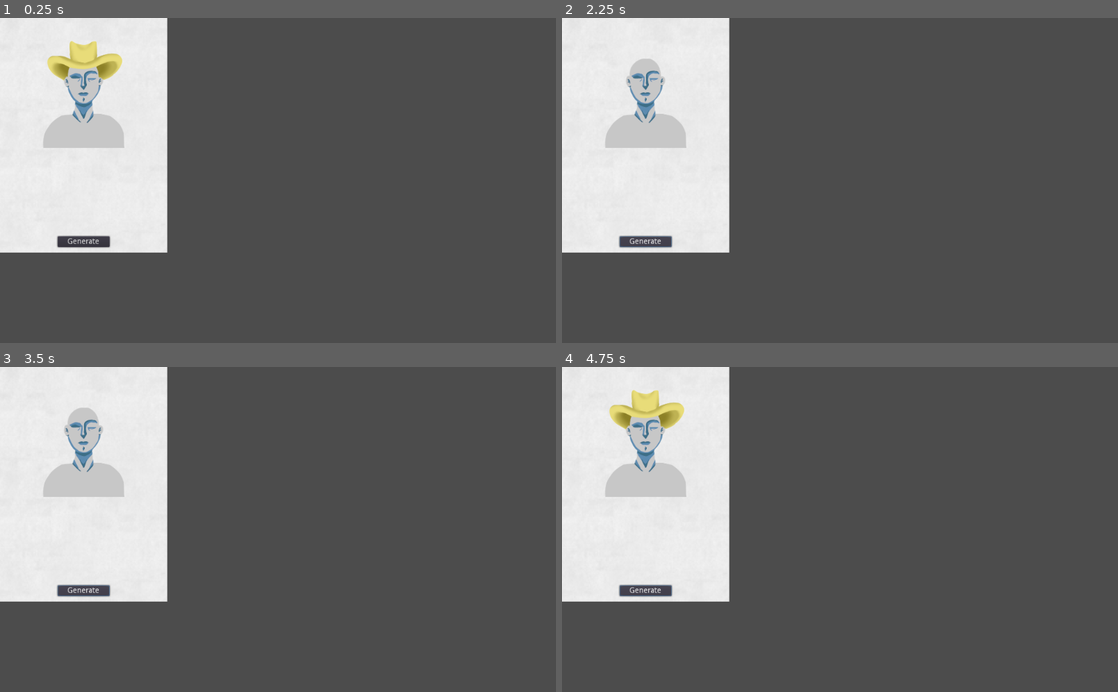
Above: before the commit, frames 1-4 (two rows, left to right).
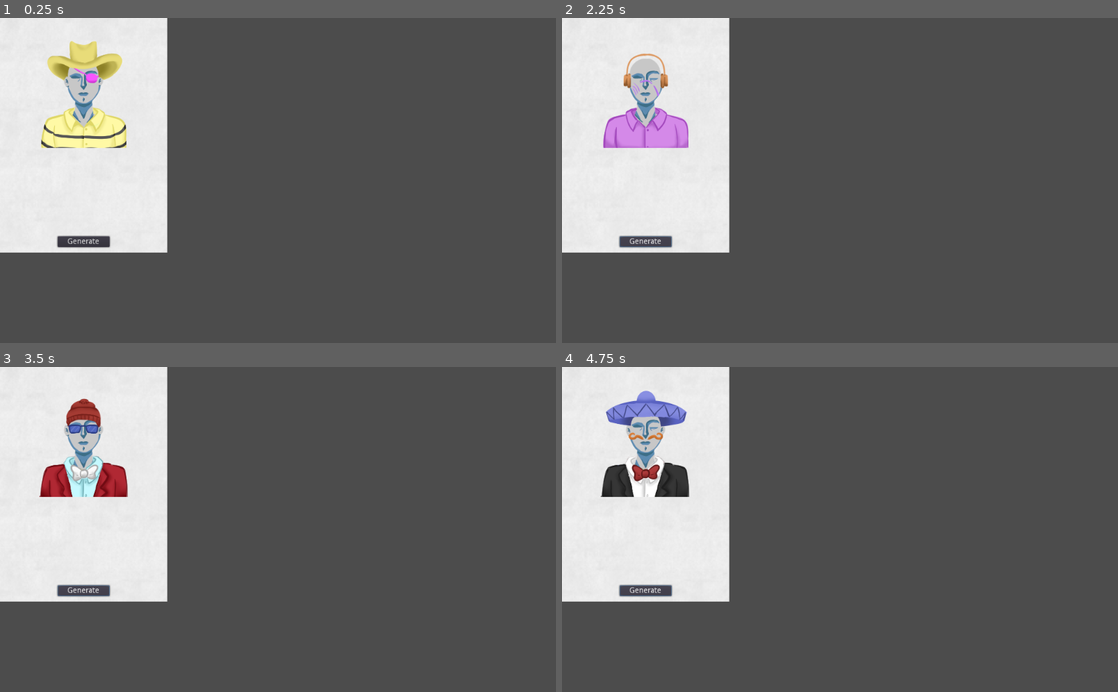
Above: after the commit, the same moments.

Repository: MichaelRRyan/GGJ2021-Rumours
Game: Godot game, scene res://Scenes/Card.tscn
Same seed, same stepped clock (60 frames per second), same inputs: the game is played once before the commit and once after it.
Inputs:
- Up to frame 1 (0.25 s): no input
- Up to frame 2 (2.25 s): click "Generate" at 0.5 s; click "Generate" at 1.25 s; click "Generate" at 2 s
- Up to frame 3 (3.5 s): tap Enter at 2.75 s
- Up to frame 4 (4.75 s): tap Space at 3.5 s; tap Enter at 4.25 s

The runs differ from the first frame. In frame 1, 1.6% of the frame differs, in the area x 7-23%, y 15-40%; in frame 2, 1.7%; in frame 3, 2.0%; in frame 4, 2.5%, in the area x 6-23%, y 7-41%.

Commit message:
Finished Character Generation

Diff:
--- a/Scenes/Card.tscn
+++ b/Scenes/Card.tscn
@@ -51,12 +51,21 @@
 "_edit_use_anchors_": false
 }
 
+[node name="feature2" type="TextureRect" parent="TextureRect"]
+anchor_right = 1.0
+anchor_bottom = 1.0
+__meta__ = {
+"_edit_use_anchors_": false
+}
+
 [node name="feature1" type="TextureRect" parent="TextureRect"]
 anchor_right = 1.0
 anchor_bottom = 1.0
-margin_bottom = -1.52588e-05
+__meta__ = {
+"_edit_use_anchors_": false
+}
 
-[node name="feature2" type="TextureRect" parent="TextureRect"]
+[node name="feature3" type="TextureRect" parent="TextureRect"]
 anchor_right = 1.0
 anchor_bottom = 1.0
 __meta__ = {
--- /dev/null
+++ b/Scenes/Info.tscn
@@ -0,0 +1,154 @@
+[gd_scene load_steps=5 format=2]
+
+[ext_resource path="res://assets/fonts/Valera.ttf" type="DynamicFontData" id=1]
+[ext_resource path="res://assets/images/paper.png" type="Texture" id=2]
+[ext_resource path="res://scripts/GenerateInfo.gd" type="Script" id=3]
+
+[sub_resource type="DynamicFont" id=1]
+font_data = ExtResource( 1 )
+
+[node name="InfoCard" type="TextureRect"]
+margin_right = 308.0
+margin_bottom = 433.0
+texture = ExtResource( 2 )
+stretch_mode = 1
+script = ExtResource( 3 )
+__meta__ = {
+"_edit_use_anchors_": false
+}
+
+[node name="Information" type="VBoxContainer" parent="."]
+anchor_left = 0.5
+anchor_top = 1.0
+anchor_right = 0.5
+anchor_bottom = 1.0
+margin_left = -130.0
+margin_top = -412.0
+margin_right = 130.0
+margin_bottom = -228.0
+rect_pivot_offset = Vector2( 146.404, 0 )
+__meta__ = {
+"_edit_use_anchors_": false
+}
+
+[node name="Title" type="Label" parent="Information"]
+margin_right = 260.0
+margin_bottom = 16.0
+custom_fonts/font = SubResource( 1 )
+custom_colors/font_color = Color( 0, 0, 0, 1 )
+text = "Information:"
+autowrap = true
+__meta__ = {
+"_edit_use_anchors_": false
+}
+
+[node name="Info1" type="Label" parent="Information"]
+margin_top = 20.0
+margin_right = 260.0
+margin_bottom = 36.0
+custom_fonts/font = SubResource( 1 )
+custom_colors/font_color = Color( 0, 0, 0, 1 )
+text = "info here . . ."
+autowrap = true
+__meta__ = {
+"_edit_use_anchors_": false
+}
+
+[node name="Info2" type="Label" parent="Information"]
+margin_top = 40.0
+margin_right = 260.0
+margin_bottom = 56.0
+custom_fonts/font = SubResource( 1 )
+custom_colors/font_color = Color( 0, 0, 0, 1 )
+text = "info here . . ."
+autowrap = true
+__meta__ = {
+"_edit_use_anchors_": false
+}
+
+[node name="Info3" type="Label" parent="Information"]
+margin_top = 60.0
+margin_right = 260.0
+margin_bottom = 95.0
+custom_fonts/font = SubResource( 1 )
+custom_colors/font_color = Color( 0, 0, 0, 1 )
+text = "info here . . .
+"
+autowrap = true
+__meta__ = {
+"_edit_use_anchors_": false
+}
+
+[node name="Evidence" type="VBoxContainer" parent="."]
+anchor_left = 0.5
+anchor_top = 1.0
+anchor_right = 0.5
+anchor_bottom = 1.0
+margin_left = -130.0
+margin_top = -221.0
+margin_right = 130.0
+margin_bottom = -9.0
+rect_pivot_offset = Vector2( 146.404, 0 )
+__meta__ = {
+"_edit_use_anchors_": false
+}
+
+[node name="Title" type="Label" parent="Evidence"]
+margin_right = 260.0
+margin_bottom = 16.0
+custom_fonts/font = SubResource( 1 )
+custom_colors/font_color = Color( 0, 0, 0, 1 )
+text = "Evidence:"
+autowrap = true
+__meta__ = {
+"_edit_use_anchors_": false
+}
+
+[node name="Evidence1" type="Label" parent="Evidence"]
+margin_top = 20.0
+margin_right = 260.0
+margin_bottom = 36.0
+custom_fonts/font = SubResource( 1 )
+custom_colors/font_color = Color( 0, 0, 0, 1 )
+text = "info here . . ."
+autowrap = true
+__meta__ = {
+"_edit_use_anchors_": false
+}
+
+[node name="Evidence2" type="Label" parent="Evidence"]
+margin_top = 40.0
+margin_right = 260.0
+margin_bottom = 56.0
+custom_fonts/font = SubResource( 1 )
+custom_colors/font_color = Color( 0, 0, 0, 1 )
+text = "info here . . ."
+autowrap = true
+__meta__ = {
+"_edit_use_anchors_": false
+}
+
+[node name="Evidence3" type="Label" parent="Evidence"]
+margin_top = 60.0
+margin_right = 260.0
+margin_bottom = 95.0
+custom_fonts/font = SubResource( 1 )
+custom_colors/font_color = Color( 0, 0, 0, 1 )
+text = "info here . . .
+"
+autowrap = true
+__meta__ = {
+"_edit_use_anchors_": false
+}
+
+[node name="Button" type="Button" parent="."]
+anchor_left = 0.5
+anchor_top = 1.0
+anchor_right = 0.5
+anchor_bottom = 1.0
+margin_left = -52.0
+margin_top = -32.0
+margin_right = 52.0
+margin_bottom = -8.0
+text = "Generate"
+[connection signal="pressed" from="Button" to="." method="_on_Button_pressed"]
--- a/project.godot
+++ b/project.godot
@@ -21,6 +21,7 @@
 [autoload]
 
 CharacterData="*res://scripts/CharacterData.gd"
+InfoData="*res://scripts/InfoData.gd"
 
 [display]
 
--- a/scripts/CharacterData.gd
+++ b/scripts/CharacterData.gd
@@ -123,3 +123,6 @@
 	"Power",
 	"Lowwe"
 ]
+
+var playerName = ""
+var playerAlignment
--- a/scripts/GenerateCharacter.gd
+++ b/scripts/GenerateCharacter.gd
@@ -1,7 +1,7 @@
 #author: Conor McDonagh Rollo
 #date: 30/01/21
 #description: Generates a random character for the player
-#bugs: features still overlap
+#bugs: none
 
 extends TextureRect
 
@@ -18,12 +18,11 @@
 	#fully generates a character for said player
 func generateCharacter():
 	var feat1 = rng.randi_range(0, 6) #features hat
-	var feat2 = rng.randi_range(0, 5) #features face
+	var feat2 = rng.randi_range(0, 6) #features face
+	var feat3 = rng.randi_range(0, 10) #features body
 	var alignment = rng.randi_range(1, 2) #1 is innocent and 2 is criminal, this should be divided by playercount
 	var roleTrait #trait determined whether a player is innocent or not
 	var roleTraitDesc #description for above role
-
-	#make sure features dont overlap (currently broken)
 
 	var firstName = CharacterData.first_names[rng.randi_range(0, CharacterData.first_names.size() - 1)]
 	var lastName = CharacterData.last_names[rng.randi_range(0, CharacterData.last_names.size() - 1)]
@@ -46,20 +45,48 @@
 	else:
 		feat1 = null
 		#decide feature 2
-	#if feat2 == 1:
-	#	feat2 = load("res://assets/images/newPlayerIcons/backpack.png")
-	#elif feat2 == 2:
-	#	feat2 = load("res://assets/images/newPlayerIcons/cowboy.png")
-	#elif feat2 == 3:
-	#	feat2 = load("res://assets/images/newPlayerIcons/roundglasses.png")
-	#elif feat2 == 4:
-	#	feat2 = load("res://assets/images/newPlayerIcons/squareglasses.png")
-	#else:
-	#	feat2 = load("res://assets/images/newPlayerIcons/smoking.png")
+	if feat2 == 0:
+		feat2 = load("res://assets/images/newPlayerIcons/Face_0.png")
+	elif feat2 == 1:
+		feat2 = load("res://assets/images/newPlayerIcons/Face_1.png")
+	elif feat2 == 2:
+		feat2 = load("res://assets/images/newPlayerIcons/Face_2.png")
+	elif feat2 == 3:
+		feat2 = load("res://assets/images/newPlayerIcons/Face_3.png")
+	elif feat2 == 4:
+		feat2 = load("res://assets/images/newPlayerIcons/Face_4.png")
+	elif feat2 == 5:
+		feat2 = load("res://assets/images/newPlayerIcons/Face_5.png")
+	else:
+		feat2 = null
+
+	if feat3 == 0:
+		feat3 = load("res://assets/images/newPlayerIcons/Body_0.png")
+	elif feat3 == 1:
+		feat3 = load("res://assets/images/newPlayerIcons/Body_1.png")
+	elif feat3 == 2:
+		feat3 = load("res://assets/images/newPlayerIcons/Body_2.png")
+	elif feat3 == 3:
+		feat3 = load("res://assets/images/newPlayerIcons/Body_3.png")
+	elif feat3 == 4:
+		feat3 = load("res://assets/images/newPlayerIcons/Body_4.png")
+	elif feat3 == 5:
+		feat3 = load("res://assets/images/newPlayerIcons/Body_5.png")
+	elif feat3 == 6:
+		feat3 = load("res://assets/images/newPlayerIcons/Body_6.png")
+	elif feat3 == 7:
+		feat3 = load("res://assets/images/newPlayerIcons/Body_7.png")
+	elif feat3 == 8:
+		feat3 = load("res://assets/images/newPlayerIcons/Body_8.png")
+	elif feat3 == 9:
+		feat3 = load("res://assets/images/newPlayerIcons/Body_9.png")
+	elif feat3 == 10:
+		feat3 = load("res://assets/images/newPlayerIcons/Body_10.png")
 
 		#set the feature textures
 	get_node("TextureRect/feature1").texture = feat1
-	#get_node("TextureRect/feature2").texture = feat2
+	get_node("TextureRect/feature2").texture = feat2
+	get_node("TextureRect/feature3").texture = feat3
 
 	#decide the alignment and the roleTrait
 	if alignment == 1:
@@ -88,3 +115,6 @@
 
 	# sets the neutral traits and their descriptions.
 	get_node("VBoxContainer/Trait2").text = neut_trait["name"] + ": " + neut_trait["desc"]
+
+	CharacterData.playerName = firstName + " " + lastName
+	CharacterData.playerAlignment = alignment
--- /dev/null
+++ b/scripts/GenerateInfo.gd
@@ -0,0 +1,15 @@
+extends TextureRect
+
+var rng = RandomNumberGenerator.new()
+
+func _ready():
+	rng.randomize() #initialize the randomizer
+	generateInfo()
+
+	#onclick for testing purposes
+func _on_Button_pressed():
+	generateInfo()
+
+	#generates info for specific player
+func generateInfo():
+	pass
--- /dev/null
+++ b/scripts/InfoData.gd
@@ -0,0 +1,15 @@
+extends Node
+
+#do information data in this script
+
+var information = [
+	"",
+	"",
+	""
+	]
+
+var evidence = [
+	"",
+	"",
+	""
+]
Binary file added: assets/images/newPlayerIcons/Body_0.png
Not shown, added: assets/images/newPlayerIcons/Body_0.png.import
Binary file added: assets/images/newPlayerIcons/Body_1.png
Not shown, added: assets/images/newPlayerIcons/Body_1.png.import
Binary file added: assets/images/newPlayerIcons/Body_10.png
Not shown, added: assets/images/newPlayerIcons/Body_10.png.import
Binary file added: assets/images/newPlayerIcons/Body_2.png
Not shown, added: assets/images/newPlayerIcons/Body_2.png.import
Binary file added: assets/images/newPlayerIcons/Body_3.png
Not shown, added: assets/images/newPlayerIcons/Body_3.png.import
Binary file added: assets/images/newPlayerIcons/Body_4.png
Not shown, added: assets/images/newPlayerIcons/Body_4.png.import
(and 22 more such lines)
